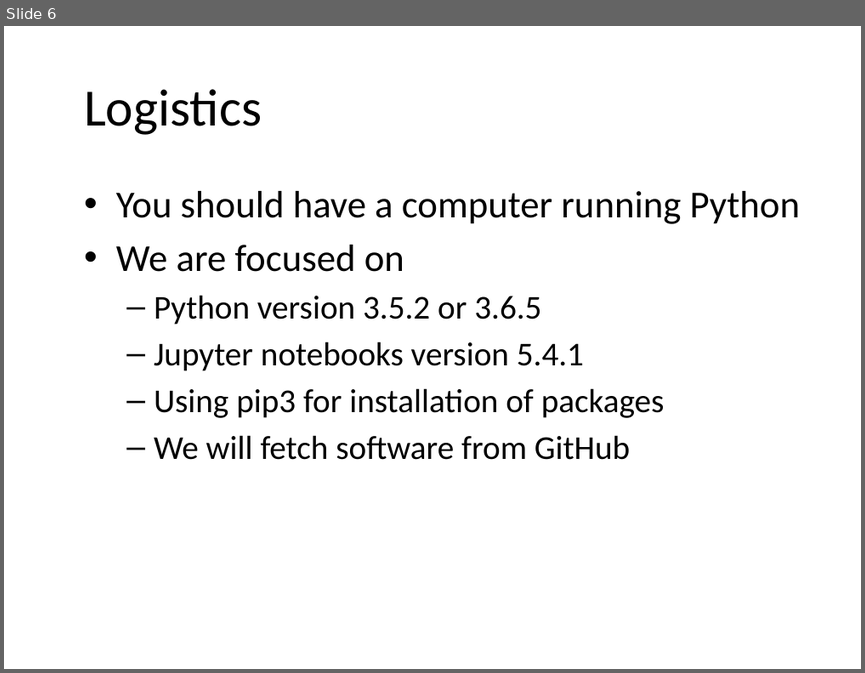
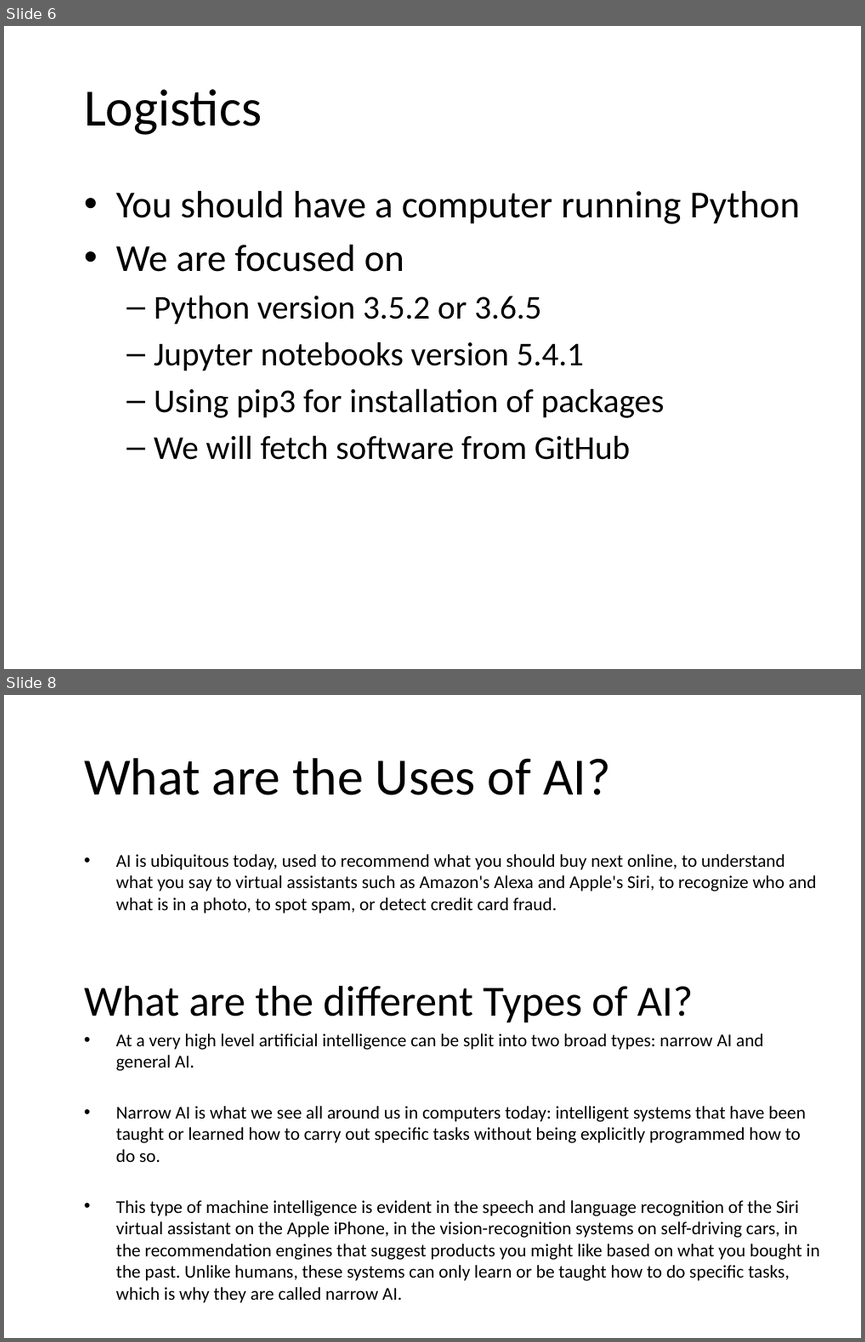
Before and after one commit to JeffRisberg/PythonNotebooksForAI, a slide deck: Documents/10-Introduction.pptx. Shown one above the other, each under a label of ours: slide 6 before the commit, slides 6 and 8 after it; the slides between them are not shown. The pictures are 865x673 and 865x1342 pixels, drawn with LibreOffice and Linux fonts; fonts in the diff are those of the drawing; background and template pictures are left out. Boxes give left, top, right and bottom in pixels: in the first picture for what was removed or moved away, otherwise in the second. Text is boxed around its words. In the diff, an @@ line names an element or a change of style, - is before the commit and + after.

```diff
--- a/Documents/10-Introduction.pptx
+++ b/Documents/10-Introduction.pptx
@@ slide 8 added at (4, 695, 861, 1338), background picture (left out) @@
@@ title added at (84, 758, 611, 795), 44 pt, text #000000 @@
+What are the Uses of AI?
@@ text added at (84, 854, 820, 1303), 15.2 pt, text #000000 @@
+• AI is ubiquitous today, used to recommend what you should buy next online, to understand what you say to virtual assistants such as Amazon's Alexa and Apple's Siri, to recognize who and what is in a photo, to spot spam, or detect credit card fraud.
+What are the different Types of AI?
+• At a very high level artificial intelligence can be split into two broad types: narrow AI and general AI.
+• Narrow AI is what we see all around us in computers today: intelligent systems that have been taught or learned how to carry out specific tasks without being explicitly programmed how to do so.
+• This type of machine intelligence is evident in the speech and language recognition of the Siri virtual assistant on the Apple iPhone, in the vision-recognition systems on self-driving cars, in the recommendation engines that suggest products you might like based on what you bought in the past. Unlike humans, these systems can only learn or be taught how to do specific tasks, which is why they are called narrow AI.
```
Also in this commit, not shown: 1 slide changed, 13 other slides added, 1 slide removed.
